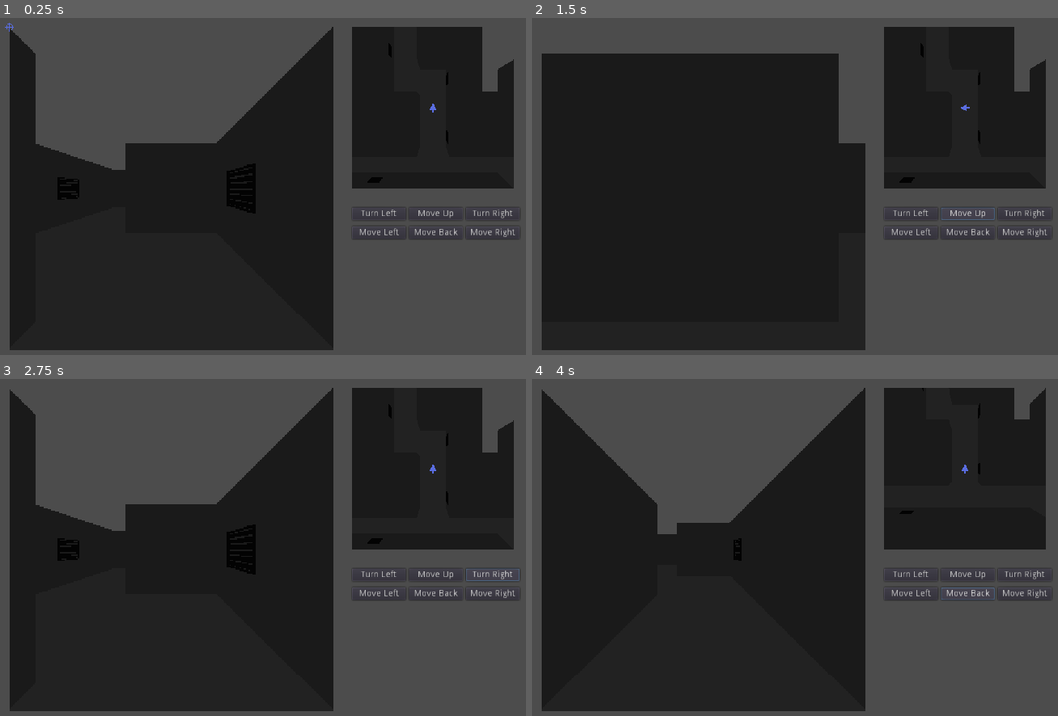
Above: before the commit, frames 1-4 (two rows, left to right).
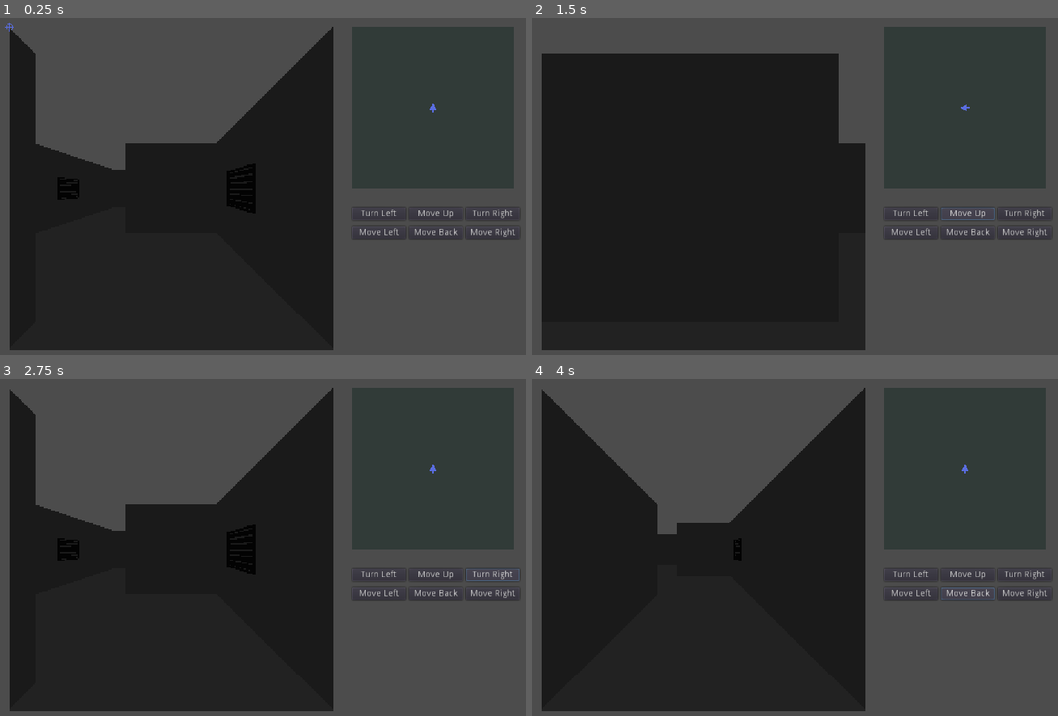
Above: after the commit, the same moments.

Repository: archaeopteryx4216/dungeon-crawler-jam-2021
Game: Godot game, scene res://main.tscn
Same seed, same stepped clock (60 frames per second), same inputs: the game is played once before the commit and once after it.
Inputs:
- Up to frame 1 (0.25 s): no input
- Up to frame 2 (1.5 s): click "Turn Left" at 0.5 s; click "Move Up" at 1.25 s
- Up to frame 3 (2.75 s): click "Turn Right" at 2 s
- Up to frame 4 (4 s): click "Move Left" at 2.75 s; click "Move Back" at 3.5 s

The runs differ from the first frame. In frame 1, 15% of the frame differs, in the area x 66-98%, y 2-51%; in frame 2, 15%; in frame 3, 15%; in frame 4, 15%.

Commit message:
Removed Overhead Camera
Mini-map sprites not yet working

Diff:
--- a/main.gd
+++ b/main.gd
@@ -11,8 +11,7 @@
 
 export var player_facing = NORTH
 
-func _ready():
-	$"side_view/player_sprite".position = Vector2(128,128)
+
 
 func _input(event):
 	#if event && !event.echo && event.pressed:
@@ -34,8 +33,8 @@
 func update_cameras(pos_change, turn_rads):
 	# Move first person camera
 	$"main_view/firstperson_viewport/firstperson_pos".set_translation($"main_view/firstperson_viewport/firstperson_pos".get_translation() + pos_change)
-	# Move overhead camera
-	$"side_view/overhead_viewport/overhead_pos".set_translation($"side_view/overhead_viewport/overhead_pos".get_translation() + pos_change)
+	# TODO Move Overhead Camera
+
 	# Set first person camera rotation
 	$"main_view/firstperson_viewport/firstperson_pos".set_rotation($"main_view/firstperson_viewport/firstperson_pos".get_rotation() + turn_rads)
 	# Rotate player sprite in side view
--- a/main.tscn
+++ b/main.tscn
@@ -6,6 +6,8 @@
 [ext_resource path="res://crosshairs.png" type="Texture" id=4]
 [ext_resource path="res://crosshairs.gd" type="Script" id=5]
 [ext_resource path="res://details_mesh_library.tres" type="MeshLibrary" id=6]
+[ext_resource path="res://side_view.gd" type="Script" id=7]
+[ext_resource path="res://minimap_sprites/floor.png" type="Texture" id=8]
 [ext_resource path="res://floor_mesh_library.tres" type="MeshLibrary" id=9]
 
 [sub_resource type="Environment" id=1]
@@ -66,32 +68,6 @@
 [node name="crosshairs" type="Sprite" parent="main_view"]
 texture = ExtResource( 4 )
 script = ExtResource( 5 )
-
-[node name="side_view" type="ViewportContainer" parent="."]
-margin_left = 572.0
-margin_top = 30.0
-margin_right = 828.0
-margin_bottom = 286.0
-stretch = true
-__meta__ = {
-"_edit_use_anchors_": false
-}
-
-[node name="overhead_viewport" type="Viewport" parent="side_view"]
-size = Vector2( 256, 256 )
-handle_input_locally = false
-render_target_update_mode = 3
-
-[node name="overhead_pos" type="Spatial" parent="side_view/overhead_viewport"]
-transform = Transform( 1, 0, 0, 0, -1.62921e-07, 1, 0, -1, -1.62921e-07, 0, 8, 0 )
-
-[node name="overhead_camera" type="Camera" parent="side_view/overhead_viewport/overhead_pos"]
-cull_mask = 1048573
-near = 0.01
-far = 10.0
-
-[node name="player_sprite" type="Sprite" parent="side_view"]
-texture = ExtResource( 3 )
 
 [node name="button_container" type="Control" parent="."]
 margin_left = 572.0
@@ -189,6 +165,23 @@
 
 [node name="WorldEnvironment" type="WorldEnvironment" parent="."]
 environment = SubResource( 1 )
+
+[node name="side_view" type="Container" parent="."]
+margin_left = 572.0
+margin_top = 30.0
+margin_right = 828.0
+margin_bottom = 286.0
+script = ExtResource( 7 )
+__meta__ = {
+"_edit_use_anchors_": false
+}
+
+[node name="side_view" type="Sprite" parent="side_view"]
+texture = ExtResource( 8 )
+offset = Vector2( 128, 128 )
+
+[node name="player_sprite" type="Sprite" parent="side_view"]
+texture = ExtResource( 3 )
 [connection signal="pressed" from="button_container/turn_left" to="." method="_on_turn_left_pressed"]
 [connection signal="pressed" from="button_container/move_up" to="." method="_on_move_up_pressed"]
 [connection signal="pressed" from="button_container/turn_right" to="." method="_on_turn_right_pressed"]
--- /dev/null
+++ b/side_view.gd
@@ -0,0 +1,7 @@
+extends Container
+
+func _ready():
+	$"player_sprite".position = Vector2(128,128)
+
+func _process(delta):
+	pass
Not shown: 1 places in main.tscn that only renumber resources
Binary file added: minimap_sprites/floor.png
Not shown, added: minimap_sprites/floor.png.import
Binary file added: minimap_sprites/wall.png
